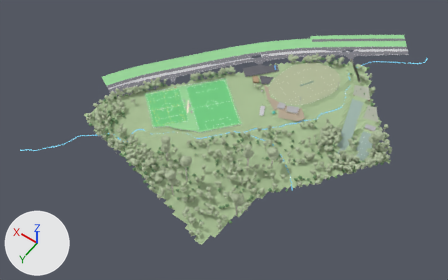
A saved change to the glTF model KHFR_stage1_winter.glb.
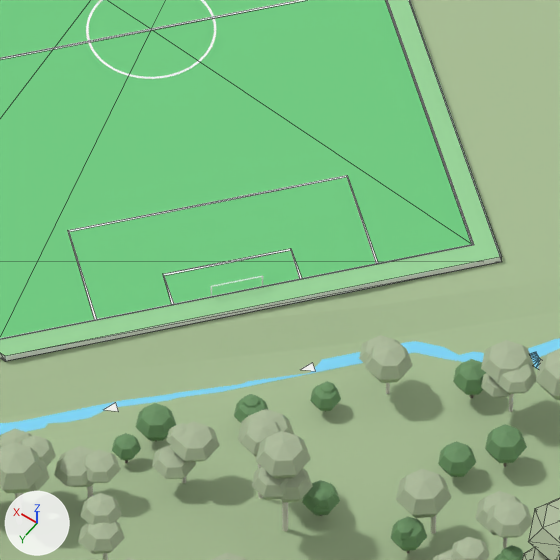
The first picture shows the older version from a 50 mm camera at (-353.0, 515.0, 788.0) aimed at (13.0, 4.0, -16.0). The close-ups show the older and then the newer version on the part from 44% to 55% of the width and 36% to 53% of the height of that picture. Only the edits that show in the close-ups are written down. The axes (+X, +Y, +Z) are drawn at lower left. The lights are the same throughout. The close-ups show mesh edges as thin lines.

The scene before the commit, as lines of its bpy script (objects in view):
```python
me_bushland_forest__euc_trunk = bpy.data.meshes.new('Bushland forest (euc_trunk)')
me_bushland_forest__euc_trunk.from_pydata(...)  # 3105 vertices, 4347 faces; spans x -224.0..99.0, y -254.0..195.0, z -1.0..35.0
me_bushland_forest__euc_trunk.materials.append(mat_euc_trunk)  # light grey #ddd8d0
me_p3_centre_circle = bpy.data.meshes.new('P3 centre circle')
me_p3_centre_circle.from_pydata(...)  # 120 vertices, 118 faces; spans x 56.1..74.8, y -45.4..-26.8, z 0.1
me_p3_centre_circle.materials.append(mat_line)  # white #fcfcfc
me_p3_perimeter = bpy.data.meshes.new('P3 perimeter')
me_p3_perimeter.from_pydata(...)  # 10 vertices, 8 faces; spans x 5.1..125.7, y -94.5..22.3, z 0.1
me_p3_perimeter.materials.append(mat_line)  # white #fcfcfc
ob_bushland_forest__euc_trunk = bpy.data.objects.new('Bushland forest (euc_trunk)', me_bushland_forest__euc_trunk)
ob_bushland_forest__euc_trunk.location = (0.0, 0.0, 0.0)
ob_p3_centre_circle = bpy.data.objects.new('P3 centre circle', me_p3_centre_circle)
ob_p3_centre_circle.location = (0.0, 0.0, 0.0)
ob_p3_perimeter = bpy.data.objects.new('P3 perimeter', me_p3_perimeter)
ob_p3_perimeter.location = (0.0, 0.0, 0.0)
# also in view: 'P3 penalty area.001' at (33.0, -9.0, 0.0); 'Pitch 3' at (65.0, -36.0, 0.0); 'Bushland forest (wat_can)' at (-71.0, -43.0, 17.0); 'Bushland forest (euc_can)' at (-61.0, -30.0, 23.0); 'Reserve terrain' at (-4.0, -34.0, 12.0)
```
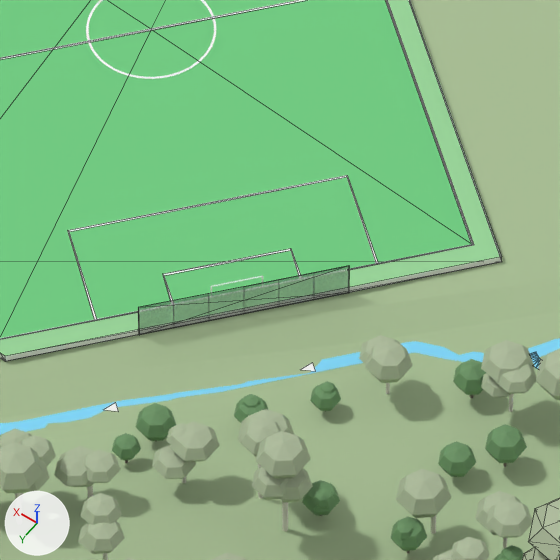
Location of each change, (x1, y1, x2, y2) in pixels of the close-ups (560 x 560 px):
'P3 ball-stop net 6 m (NW)', added
    after: (139, 266, 349, 335)

Edits to the bpy script that builds the scene:
```text
Add mat_bnet:
    mat_bnet = principled_material('bnet')
    mat_bnet.base_color = (0.12, 0.13, 0.15)  # dark grey #61656c
    mat_bnet.roughness = 0.85
    mat_bnet.alpha = 0.3
Add me_p3_ball_stop_net_6_m__nw:
    me_p3_ball_stop_net_6_m__nw.from_pydata([(24.1, -1.4, 6.0), (33.8, 10.1, 6.0), (14.5, -12.9, 6.0), (14.4, -12.8, 6.0), (33.7, 10.1, 6.0), (33.8, 10.1, 0.0), (14.5, -12.9, 0.0), (14.4, -12.8, 0.0), (33.7, 10.1, 0.0)], [], [(0, 1, 2), (0, 2, 3), (0, 3, 4), (0, 4, 1), (5, 6, 1), (6, 2, 1), (6, 7, 2), (7, 3, 2), (7, 8, 3), (8, 4, 3), (8, 5, 4), (5, 1, 4)])
    me_p3_ball_stop_net_6_m__nw.materials.append(mat_bnet)  # dark grey #61656c
Add me_p3_ball_stop_posts__nw:
    me_p3_ball_stop_posts__nw.from_pydata(...)  # 91 vertices, 126 faces; spans x 14.4..33.8, y -12.9..10.2, z 0.0..6.0
    me_p3_ball_stop_posts__nw.materials.append(mat_shframe)  # dark grey #4b4b50
Add ob_p3_ball_stop_net_6_m__nw:
    ob_p3_ball_stop_net_6_m__nw = bpy.data.objects.new('P3 ball-stop net 6 m (NW)', me_p3_ball_stop_net_6_m__nw)
    ob_p3_ball_stop_net_6_m__nw.location = (0.0, 0.0, 0.0)
Add ob_p3_ball_stop_posts__nw:
    ob_p3_ball_stop_posts__nw = bpy.data.objects.new('P3 ball-stop posts (NW)', me_p3_ball_stop_posts__nw)
    ob_p3_ball_stop_posts__nw.location = (0.0, 0.0, 0.0)
```
